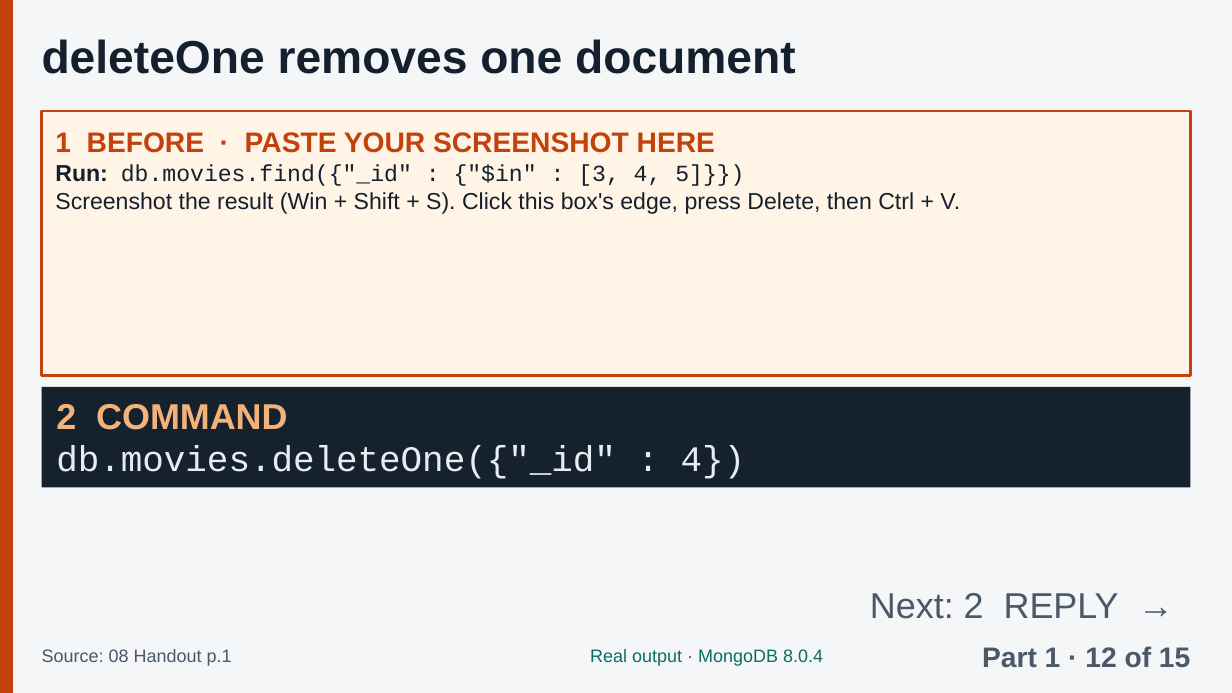
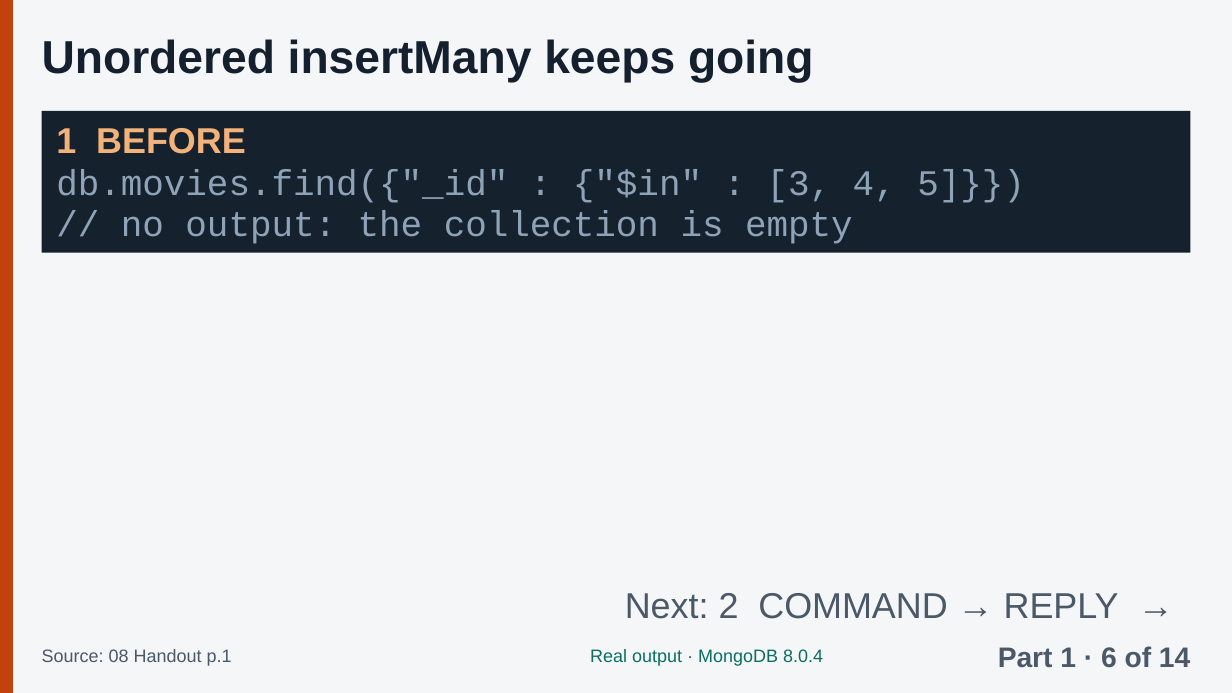
Before and after one commit to Tiredicey/ADBS, a slide deck: slide 9 of 02_GROUP_DECK/ADBS_GROUP_DECK.pptx (slide 15 before the commit). Drawn at 1232x693 pixels with LibreOffice and Linux fonts; fonts in the diff are those of the drawing. Boxes give left, top, right and bottom in pixels: in the first picture for what was removed or moved away, otherwise in the second. Text is boxed around its words. In the diff, an @@ line names an element or a change of style, - is before the commit and + after.

Commit message:
Fix: Part 1 is complete in the group deck too (real outputs, not paste boxes)

```diff
--- a/02_GROUP_DECK/ADBS_GROUP_DECK.pptx
+++ b/02_GROUP_DECK/ADBS_GROUP_DECK.pptx
@@ text at (42,39,814,83): text changed @@
-deleteOne removes one document
+Unordered insertMany keeps going
@@ rectangle: place and size @@
-rectangle at (42,387,1190,488)
+rectangle at (42,111,1190,252)
@@ rectangle removed at (42,111,1190,376) @@
-1 BEFORE · PASTE YOUR SCREENSHOT HERE
-Run: db.movies.find({"_id" : {"$in" : [3, 4, 5]}})
-Screenshot the result (Win + Shift + S). Click this box's edge, press Delete, then Ctrl + V.
@@ text added at (56,128,1025,244), 28 pt, text #8FA3B8 @@
+1 BEFORE
+db.movies.find({"_id" : {"$in" : [3, 4, 5]}})
+// no output: the collection is empty
@@ text removed at (56,404,746,479) @@
-2 COMMAND
-db.movies.deleteOne({"_id" : 4})
@@ text at (625,593,1119,619): text changed @@
-Next: 2 REPLY →
+Next: 2 COMMAND → REPLY →
@@ text at (998,646,1190,668): text changed @@
-Part 1 · 12 of 15
+Part 1 · 6 of 14
```
Also in this commit, not shown: 10 other slides changed, 3 slides added, 4 slides removed, 3 other files.
